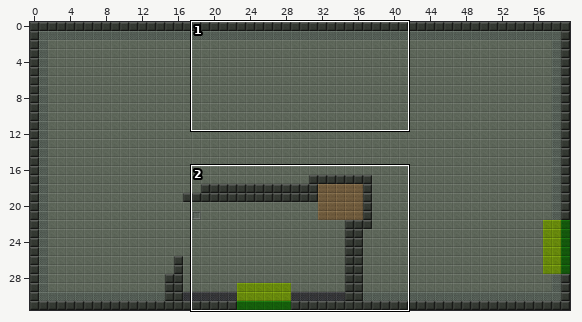
Tiled map (JSON): public/maps/campaign_01_room_003.json. The picture above shows the old version from afar; the outline marks the close-up.
Close-up. Before:
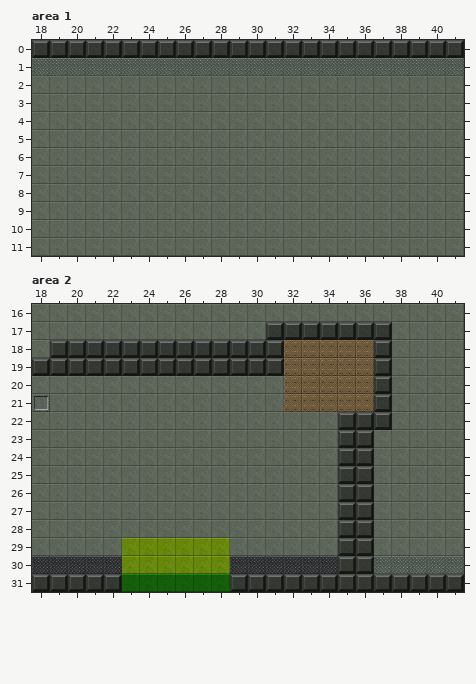
Cells are 32x32 px. Shown: area 1 x 18..41, y 0..11; area 2 x 18..41, y 16..31. The commit also changed other parts of the map, which this record leaves out.
The same view after the edit:
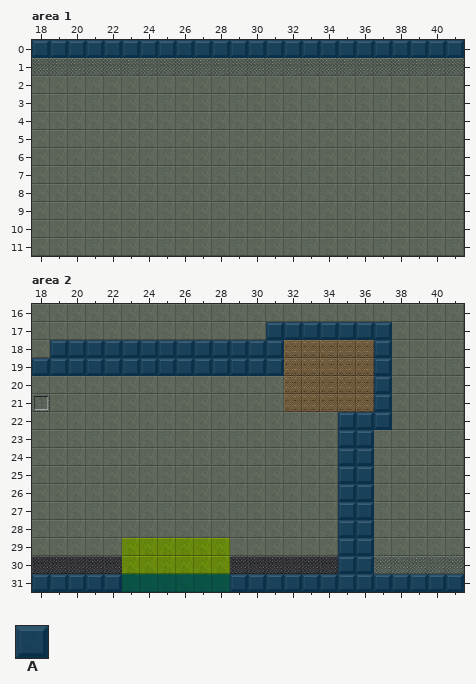
Key: from "collision_tiles": A 0.
_ is an empty cell, . an unchanged one.
Tiles of an added or newly shown layer are drawn over the layers below it.
See-through tiles are keyed as they look on the map.
Change:
--- layer "collision" (now shown), area 1
@@ x 18..41 @@
- 0 ________________________
+ 0 AAAAAAAAAAAAAAAAAAAAAAAA
--- layer "collision" (now shown), area 2
@@ x 18..41 @@
-17 ............._______....
-18 ._____________....._....
-19 ______________....._....
-20 ..................._....
-21 ..................._....
-22 .................___....
-23 .................__.....
-24 .................__.....
-25 .................__.....
-26 .................__.....
-27 .................__.....
-28 .................__.....
-29 .................__.....
-30 .................__.....
-31 ________________________
+17 .............AAAAAAA....
+18 .AAAAAAAAAAAAA.....A....
+19 AAAAAAAAAAAAAA.....A....
+20 ...................A....
+21 ...................A....
+22 .................AAA....
+23 .................AA.....
+24 .................AA.....
+25 .................AA.....
+26 .................AA.....
+27 .................AA.....
+28 .................AA.....
+29 .................AA.....
+30 .................AA.....
+31 AAAAAAAAAAAAAAAAAAAAAAAA
Where, in picture pixels (left, top, right, bottom), the same in both close-ups:
added: (32, 40, 464, 58)
added: (32, 322, 464, 592)
